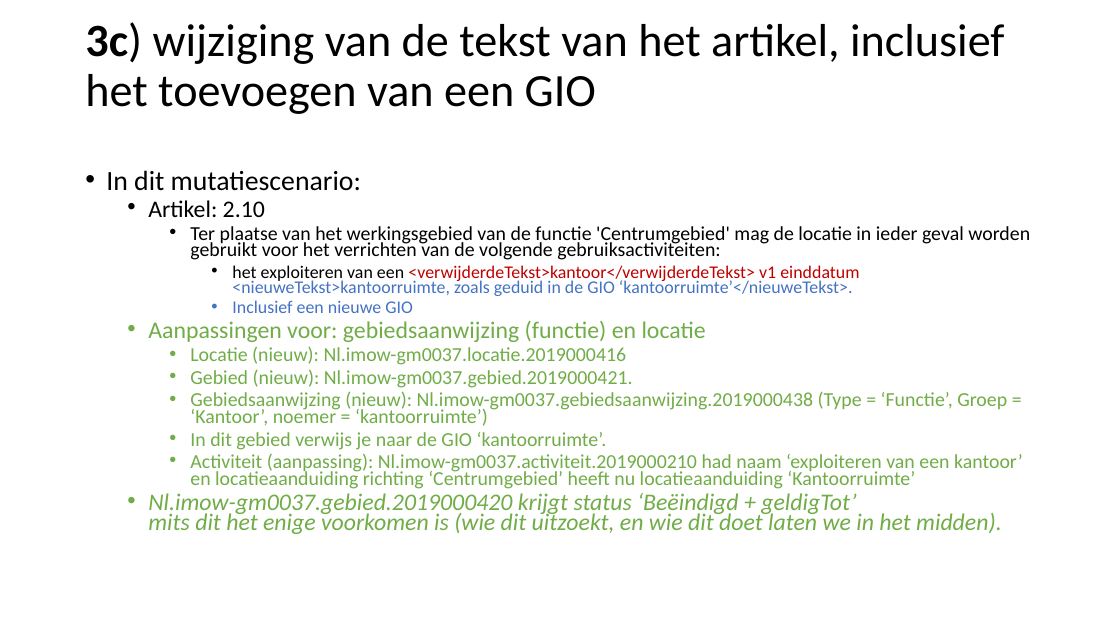
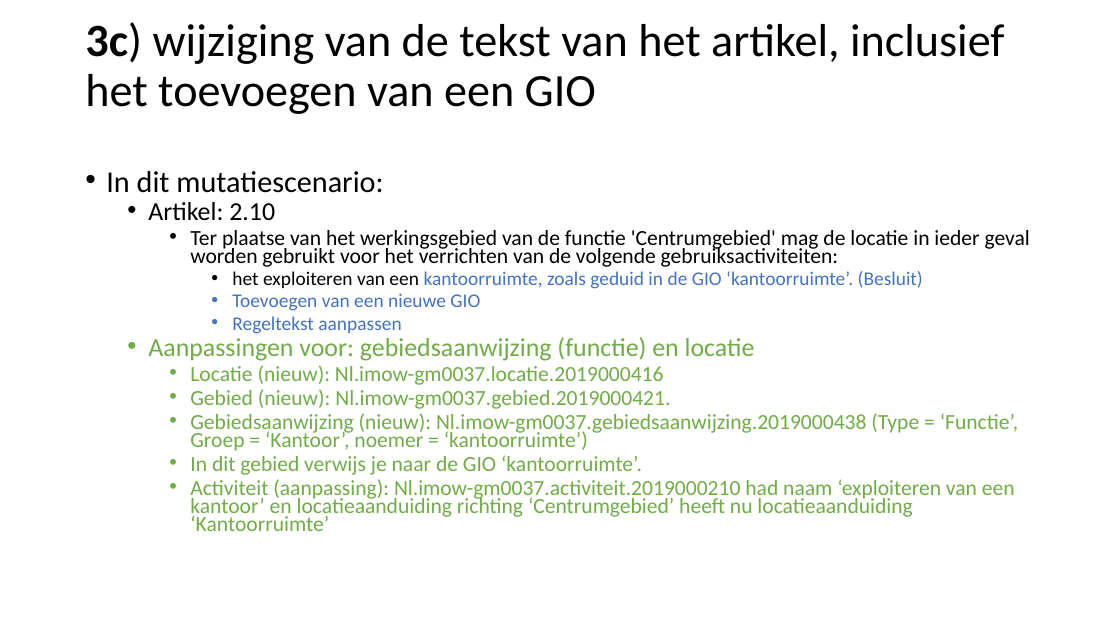
Before and after one commit to Geonovum/xml_omgevingsplan_gemeentestad, a slide deck: slide 16 of Submutatiescenario_s.pptx. Drawn at 1120x630 pixels with LibreOffice and Linux fonts; fonts in the diff are those of the drawing. Boxes give left, top, right and bottom in pixels: in the first picture for what was removed or moved away, otherwise in the second. Text is boxed around its words. In the diff, an @@ line names an element or a change of style, - is before the commit and + after.

```diff
--- a/Submutatiescenario_s.pptx
+++ b/Submutatiescenario_s.pptx
@@ text at bbox=[106, 171, 1030, 531]: size 23.8 to 25.9 pt in "In dit mutatiescenario:"; size 20.4 to 22.2 pt in "Artikel: 2.10", "Aanpassingen voor: gebiedsaanwijzing (functie) en locatie"; size 17 to 18.5 pt in "Ter plaatse van het werkingsgebied van de ...", "Locatie (nieuw): Nl.imow-gm0037.locatie.2019000416", "Gebied (nieuw): Nl.imow-gm0037.gebied.2019000421.", "Gebiedsaanwijzing (nieuw): Nl.imow-gm0037.gebiedsaanwijzing. ..." and 2 more places @@
@@ text at bbox=[232, 271, 923, 334]: text changed; size 15.3 to 16.6 pt @@
-      • het exploiteren van een <verwijderdeTekst>kantoor</verwijderdeTekst> v1 einddatum <nieuweTekst>kantoorruimte, zoals geduid in de GIO ‘kantoorruimte’</nieuweTekst>.
-      • Inclusief een nieuwe GIO
+      • het exploiteren van een kantoorruimte, zoals geduid in de GIO ‘kantoorruimte’. (Besluit)
+      • Toevoegen van een nieuwe GIO
+      • Regeltekst aanpassen
@@ text at bbox=[148, 493, 1002, 534]: paragraph removed @@
-  • Nl.imow-gm0037.gebied.2019000420 krijgt status ‘Beëindigd + geldigTot’
-    mits dit het enige voorkomen is (wie dit uitzoekt, en wie dit doet laten we in het midden).
```
Also in this commit, not shown: 1 other slide changed.
